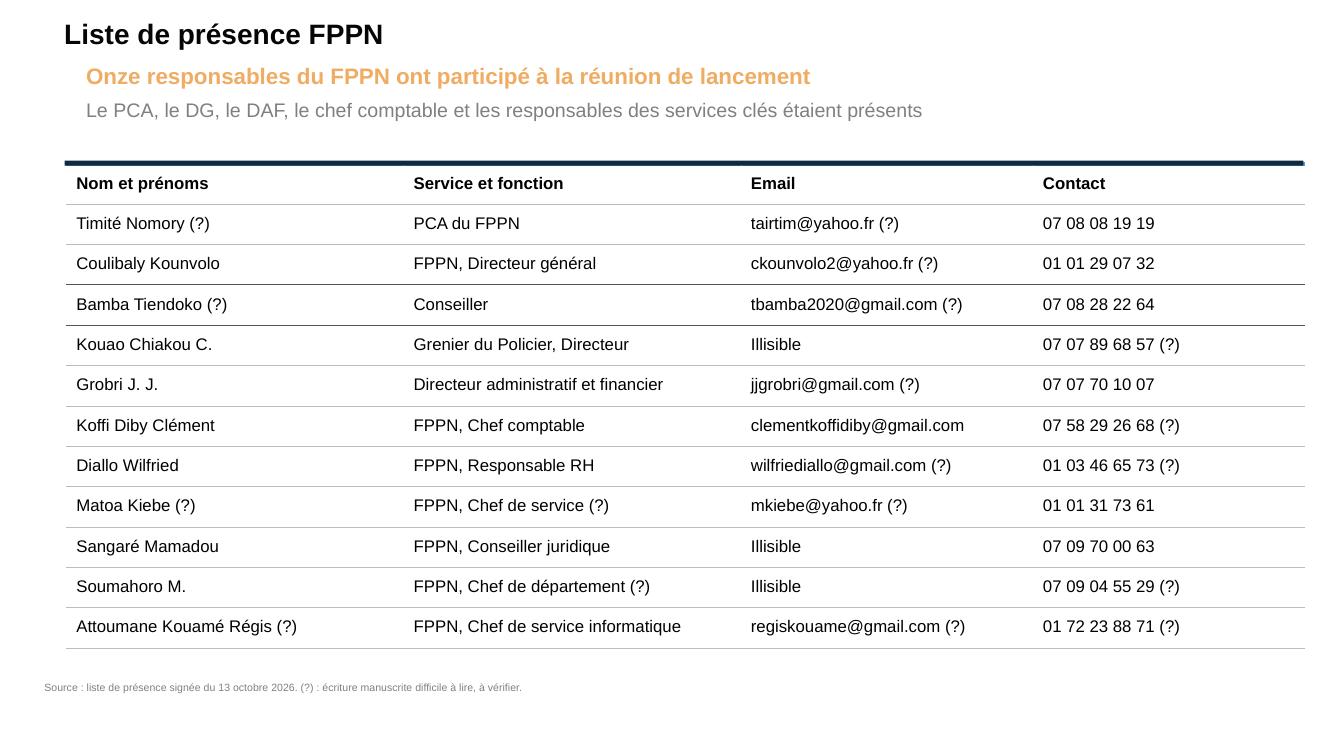
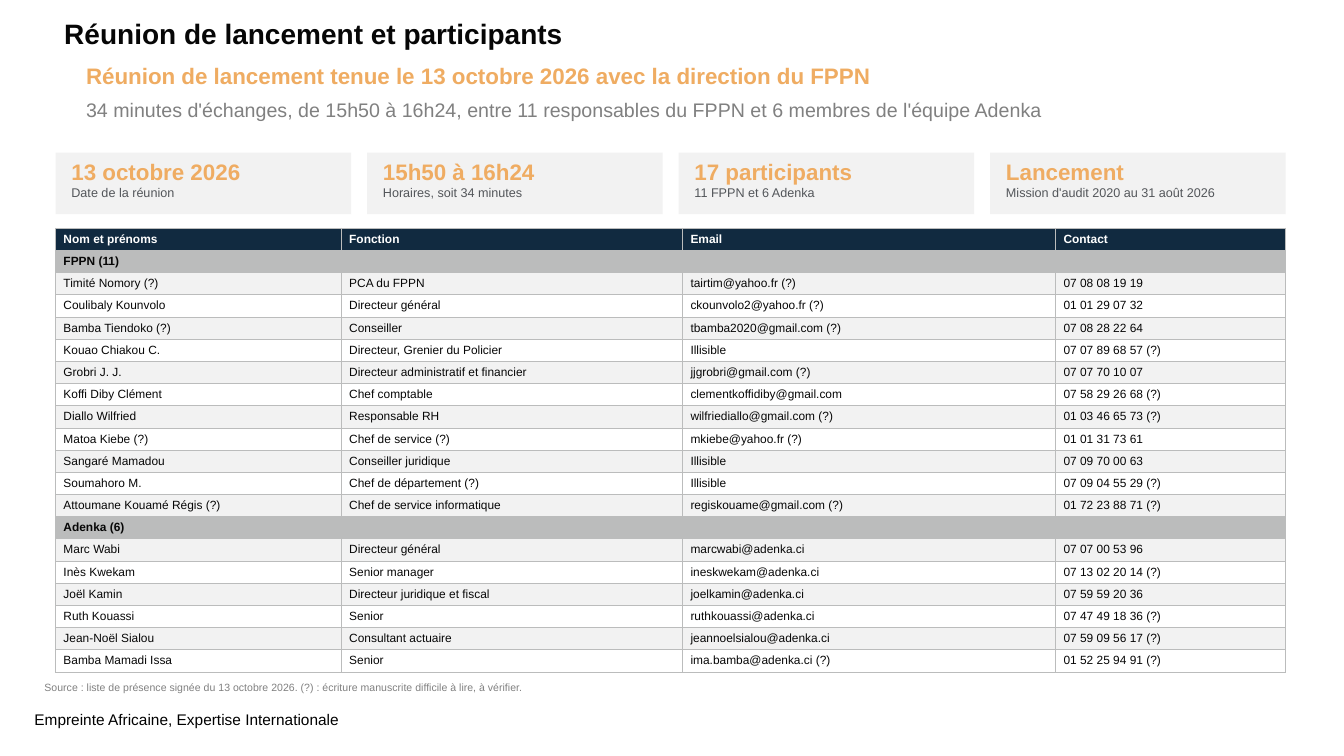
Before and after one commit to siakoel-art/FPPN, a slide deck: slide 2 of FPPN_CR_reunion_de_lancement_Adenka_20261013.pptx (slide 3 before the commit). Drawn at 1344x756 pixels with LibreOffice and Linux fonts; fonts in the diff are those of the drawing; background and template pictures are left out. Boxes give left, top, right and bottom in pixels: in the first picture for what was removed or moved away, otherwise in the second. Text is boxed around its words. In the diff, an @@ line names an element or a change of style, - is before the commit and + after.

```diff
--- a/FPPN_CR_reunion_de_lancement_Adenka_20261013.pptx
+++ b/FPPN_CR_reunion_de_lancement_Adenka_20261013.pptx
@@ text at (64, 23, 563, 49): text changed; size 16 to 20 pt; text colour #EFAC62 to #060606 @@
-Onze responsables du FPPN ont participé à la réunion de lancement
+Réunion de lancement et participants
@@ text removed at (64, 23, 384, 49) @@
-Liste de présence FPPN
@@ text added at (86, 67, 870, 84), 16 pt, text #EFAC62, bold @@
+Réunion de lancement tenue le 13 octobre 2026 avec la direction du FPPN
@@ text at (86, 102, 1042, 121): text changed @@
-Le PCA, le DG, le DAF, le chef comptable et les responsables des services clés étaient présents
+34 minutes d'échanges, de 15h50 à 16h24, entre 11 responsables du FPPN et 6 membres de l'équipe Adenka
@@ rectangle added at (55, 153, 351, 215), fill #F2F2F2 @@
@@ rectangle removed at (65, 160, 1304, 165) @@
@@ text added at (71, 164, 240, 197), 9 pt, text #53565A @@
+13 octobre 2026
+Date de la réunion
@@ rectangle added at (367, 153, 662, 215), fill #F2F2F2 @@
@@ text added at (383, 163, 534, 199), 9 pt, text #53565A @@
+15h50 à 16h24
+Horaires, soit 34 minutes
@@ rectangle added at (679, 153, 974, 215), fill #F2F2F2 @@
@@ text added at (694, 164, 852, 197), 9 pt, text #53565A @@
+17 participants
+11 FPPN et 6 Adenka
@@ rectangle added at (990, 153, 1286, 215), fill #F2F2F2 @@
@@ text added at (1006, 164, 1215, 197), 9 pt, text #53565A @@
+Lancement
+Mission d'audit 2020 au 31 août 2026
@@ table at (55, 228, 1286, 673) @@
-row 1: Nom et prénoms | Service et fonction | Email | Contact
+row 1: Nom et prénoms | Fonction | Email | Contact
+row 2: FPPN (11) |  |  | 
-row 4, column 2: FPPN, Directeur général
+row 4, column 2: Directeur général
-row 6, column 2: Grenier du Policier, Directeur
+row 6, column 2: Directeur, Grenier du Policier
-row 7: Koffi Diby Clément | FPPN, Chef comptable | clementkoffidiby@gmail.com | 07 58 29 26 68 (?)
-row 8: Diallo Wilfried | FPPN, Responsable RH | wilfriediallo@gmail.com (?) | 01 03 46 65 73 (?)
-row 9: Matoa Kiebe (?) | FPPN, Chef de service (?) | mkiebe@yahoo.fr (?) | 01 01 31 73 61
-row 10: Sangaré Mamadou | FPPN, Conseiller juridique | Illisible | 07 09 70 00 63
-row 11: Soumahoro M. | FPPN, Chef de département (?) | Illisible | 07 09 04 55 29 (?)
-row 12: Attoumane Kouamé Régis (?) | FPPN, Chef de service informatique | regiskouame@gmail.com (?) | 01 72 23 88 71 (?)
+row 8: Koffi Diby Clément | Chef comptable | clementkoffidiby@gmail.com | 07 58 29 26 68 (?)
+row 9: Diallo Wilfried | Responsable RH | wilfriediallo@gmail.com (?) | 01 03 46 65 73 (?)
+row 10: Matoa Kiebe (?) | Chef de service (?) | mkiebe@yahoo.fr (?) | 01 01 31 73 61
+row 11: Sangaré Mamadou | Conseiller juridique | Illisible | 07 09 70 00 63
+row 12: Soumahoro M. | Chef de département (?) | Illisible | 07 09 04 55 29 (?)
+row 13: Attoumane Kouamé Régis (?) | Chef de service informatique | regiskouame@gmail.com (?) | 01 72 23 88 71 (?)
+row 14: Adenka (6) |  |  | 
+row 15: Marc Wabi | Directeur général | marcwabi@adenka.ci | 07 07 00 53 96
+row 16: Inès Kwekam | Senior manager | ineskwekam@adenka.ci | 07 13 02 20 14 (?)
+row 17: Joël Kamin | Directeur juridique et fiscal | joelkamin@adenka.ci | 07 59 59 20 36
+row 18: Ruth Kouassi | Senior | ruthkouassi@adenka.ci | 07 47 49 18 36 (?)
+row 19: Jean-Noël Sialou | Consultant actuaire | jeannoelsialou@adenka.ci | 07 59 09 56 17 (?)
+row 20: Bamba Mamadi Issa | Senior | ima.bamba@adenka.ci (?) | 01 52 25 94 91 (?)
@@ table: place and size @@
-table at (67, 163, 1307, 640)
+table at (55, 228, 1286, 673)
@@ text added at (34, 714, 338, 729), 11 pt, text #000000 @@
+Empreinte Africaine, Expertise Internationale
```
Also in this commit, not shown: 2 slides removed.
